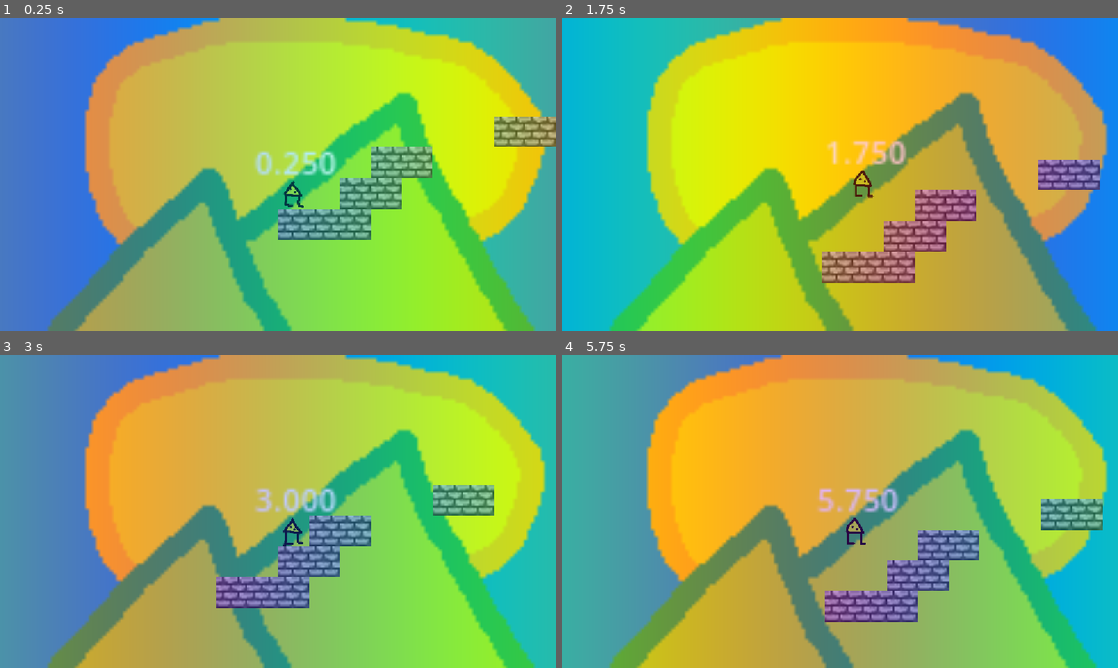
Above: before the commit, frames 1-4 (two rows, left to right).
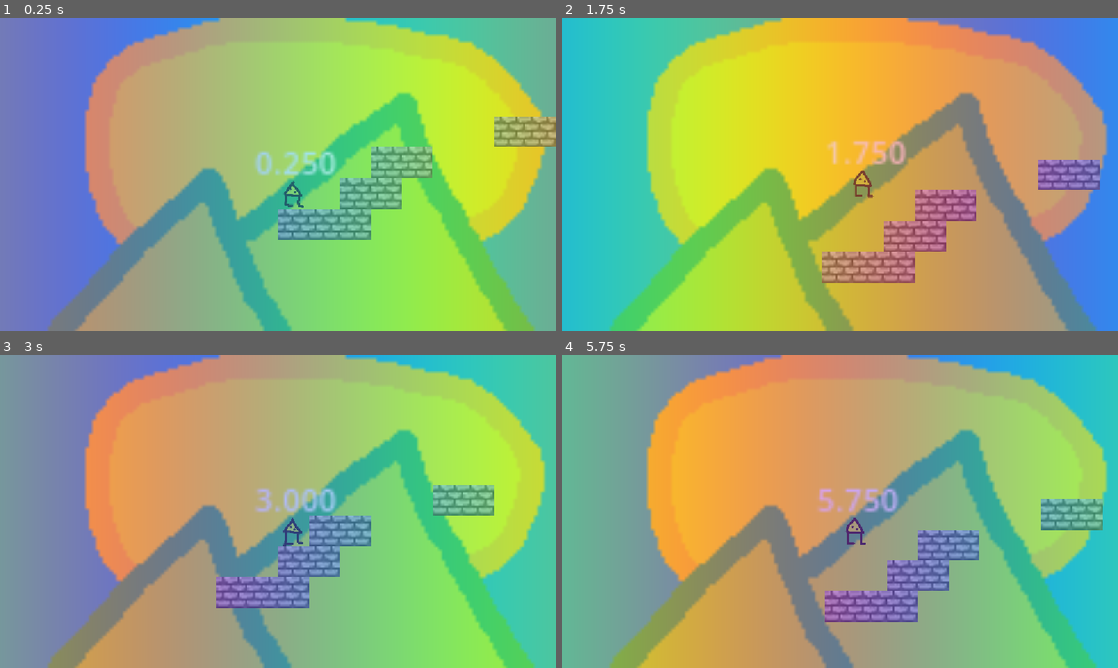
Above: after the commit, the same moments.

Repository: banana-piecake/gorbformer
Game: Godot game, scene res://node.tscn
Same seed, same stepped clock (60 frames per second), same inputs: the game is played once before the commit and once after it.
Inputs:
- Up to frame 1 (0.25 s): no input
- Up to frame 2 (1.75 s): hold Shift (slow) 0.53-1.28 s; hold D (right) from 0.53 s (still down); tap W (jump) at 0.77, 1.52 s; tap Shift (slow) at 1.35 s
- Up to frame 3 (3 s): release D (right) at 2.03 s; hold A (left) 2.03-2.78 s; hold Shift (slow) 2.03-2.78 s; hold D (right) from 2.78 s (still down); tap Shift (slow) at 2.85 s
- Up to frame 4 (5.75 s): tap W (jump) at 3.02, 3.77, 4.52 s; hold Shift (slow) 3.53-4.28 s; release D (right) at 4.28 s; hold A (left) 4.28-5.03 s; tap Shift (slow) at 4.35 s; hold D (right) from 5.03 s (still down); hold Shift (slow) from 5.03 s (still down)

The runs differ from the first frame. In frame 1, 95% of the frame differs, in the area x 0-100%, y 0-100%; in frame 2, 95%; in frame 3, 96%; in frame 4, 96%.

Commit message:
added shader and blimbo

Diff:
--- a/gorbformer/node.gdshader
+++ b/gorbformer/node.gdshader
@@ -1,11 +1,11 @@
 shader_type canvas_item;
 
-uniform float speed = 2.0;
-uniform float frequency = 5.0;
+uniform float speed = 4.0;
+uniform float frequency = 3.0;
 
 void fragment() {
-	vec3 rainbow = 0.5 + 0.5 * cos((TIME * speed) + (UV.x * frequency) + vec3(0.0, 2.0, 4.0));
+	vec3 rainbow = 0.6 + 0.34 * cos((TIME * speed) + (UV.x * frequency) + vec3(0.0, 2.0, 4.0));
 
 	// ooh fancy shader
-	COLOR = vec4(rainbow, 0.3);
+	COLOR = vec4(rainbow, 0.5);
 }
--- a/gorbformer/node.tscn
+++ b/gorbformer/node.tscn
@@ -9,6 +9,7 @@
 [ext_resource type="Texture2D" uid="uid://cdemn4meo3og5" path="res://gorb_3.png" id="4_l6pdb"]
 [ext_resource type="Script" uid="uid://cln1rquvsoaxm" path="res://label.gd" id="6_l6pdb"]
 [ext_resource type="Shader" uid="uid://d2opcj8i58v30" path="res://node.gdshader" id="8_r657h"]
+[ext_resource type="Texture2D" uid="uid://8jx8yvfwhmpf" path="res://blimbo.png" id="10_f0urt"]
 
 [sub_resource type="SpriteFrames" id="SpriteFrames_dhs5g"]
 animations = [{
@@ -105,5 +106,9 @@
 stretch_mode = 4
 
 [node name="TileMapLayer" type="TileMapLayer" parent="." unique_id=166964716]
-tile_map_data = PackedByteArray("AAABACgAAAAAAAAAAAACACgAAAA …(1936 unchanged characters)… AAAAAAAA2APv/AAAAAAAAAAAXAPH/AAAAAAAAAAA=")
+tile_map_data = PackedByteArray("AAABACgAAAAAAAAAAAACACgAAAA …(1936 unchanged characters)… AAAAAAAA2APv/AAAAAAAAAAAXAPH/AAAAAAAAAAACAA4AAAAAAAAAAAD+/w4AAAAAAAAAAAD5/xAAAAAAAAAAAAD2/w4AAAAAAAAAAADy/w8AAAAAAAAAAADv/xAAAAAAAAAAAADs/xAAAAAAAAAAAADq/w8AAAAAAAAAAAA=")
 tile_set = SubResource("TileSet_bot31")
+
+[node name="Sprite2D" type="Sprite2D" parent="." unique_id=823828267]
+position = Vector2(-394, 233)
+texture = ExtResource("10_f0urt")
Binary file added: gorbformer/blimbo.png
Not shown, added: gorbformer/blimbo.png.import
